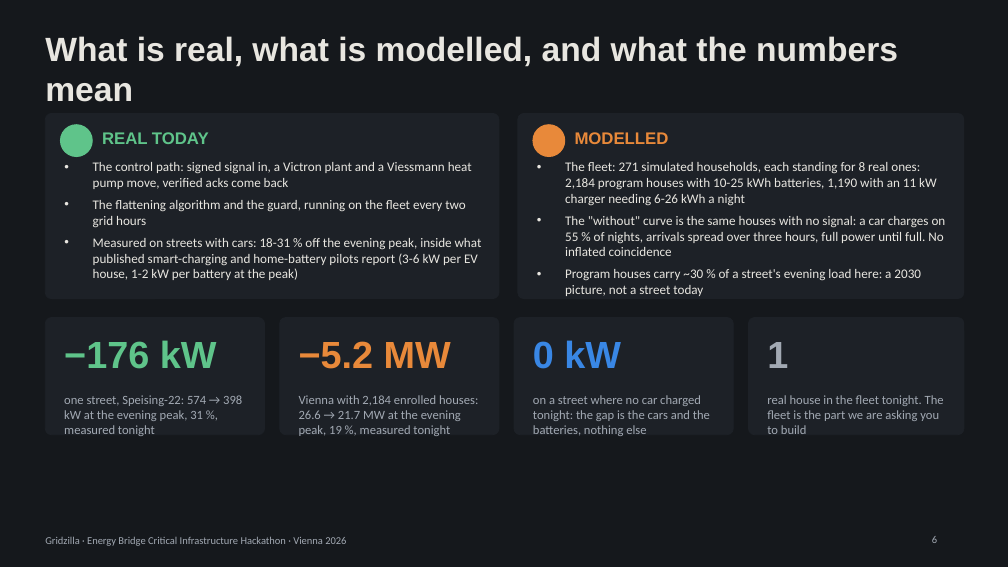
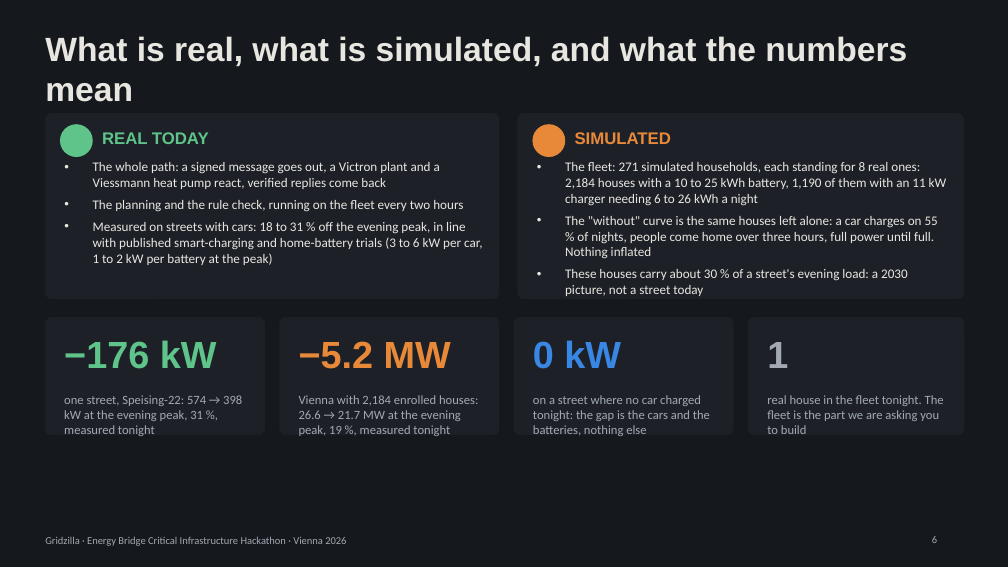
Before and after one commit to mathewstars/Gridzilla, a slide deck: slide 6 of docs/Gridzilla-pitch.pptx. Drawn at 1008x567 pixels with LibreOffice and Linux fonts; fonts in the diff are those of the drawing. Boxes give left, top, right and bottom in pixels: in the first picture for what was removed or moved away, otherwise in the second. Text is boxed around its words. In the diff, an @@ line names an element or a change of style, - is before the commit and + after.

```diff
--- a/docs/Gridzilla-pitch.pptx
+++ b/docs/Gridzilla-pitch.pptx
@@ title at (45,36,907,102): text changed @@
-What is real, what is modelled, and what the numbers mean
+What is real, what is simulated, and what the numbers mean
@@ text at (575,132,671,144): text changed @@
-MODELLED
+SIMULATED
@@ text at (93,162,482,265): text changed @@
-• The control path: signed signal in, a Victron plant and a Viessmann heat pump move, verified acks come back
-• The flattening algorithm and the guard, running on the fleet every two grid hours
-• Measured on streets with cars: 18-31 % off the evening peak, inside what published smart-charging and home-battery pilots report (3-6 kW per EV house, 1-2 kW per battery at the peak)
+• The whole path: a signed message goes out, a Victron plant and a Viessmann heat pump react, verified replies come back
+• The planning and the rule check, running on the fleet every two hours
+• Measured on streets with cars: 18 to 31 % off the evening peak, in line with published smart-charging and home-battery trials (3 to 6 kW per car, 1 to 2 kW per battery at the peak)
@@ text at (565,162,947,296): text changed @@
-• The fleet: 271 simulated households, each standing for 8 real ones: 2,184 program houses with 10-25 kWh batteries, 1,190 with an 11 kW charger needing 6-26 kWh a night
-• The "without" curve is the same houses with no signal: a car charges on 55 % of nights, arrivals spread over three hours, full power until full. No inflated coincidence
-• Program houses carry ~30 % of a street's evening load here: a 2030 picture, not a street today
+• The fleet: 271 simulated households, each standing for 8 real ones: 2,184 houses with a 10 to 25 kWh battery, 1,190 of them with an 11 kW charger needing 6 to 26 kWh a night
+• The "without" curve is the same houses left alone: a car charges on 55 % of nights, people come home over three hours, full power until full. Nothing inflated
+• These houses carry about 30 % of a street's evening load: a 2030 picture, not a street today
```
Also in this commit, not shown: 5 other slides changed, 1 other file.
